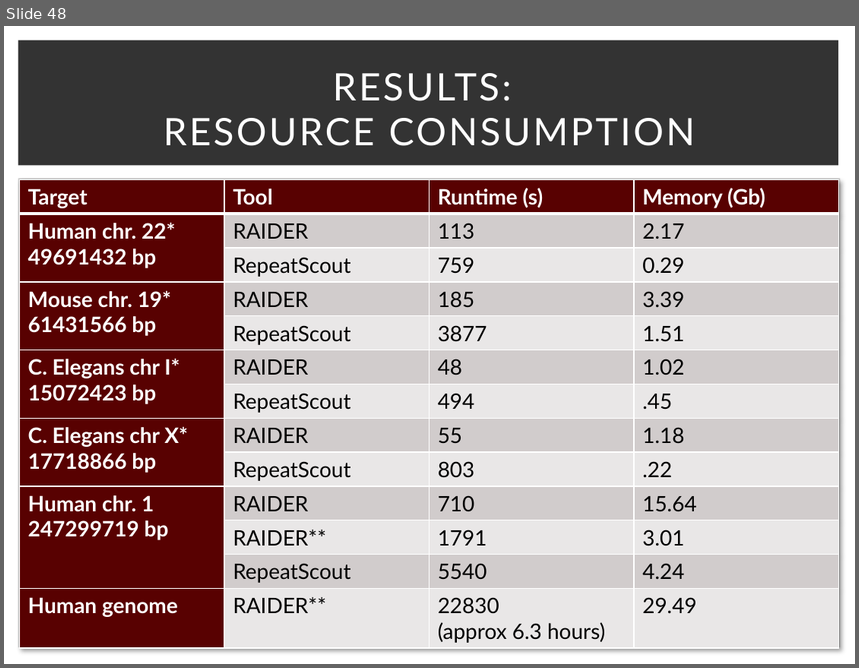
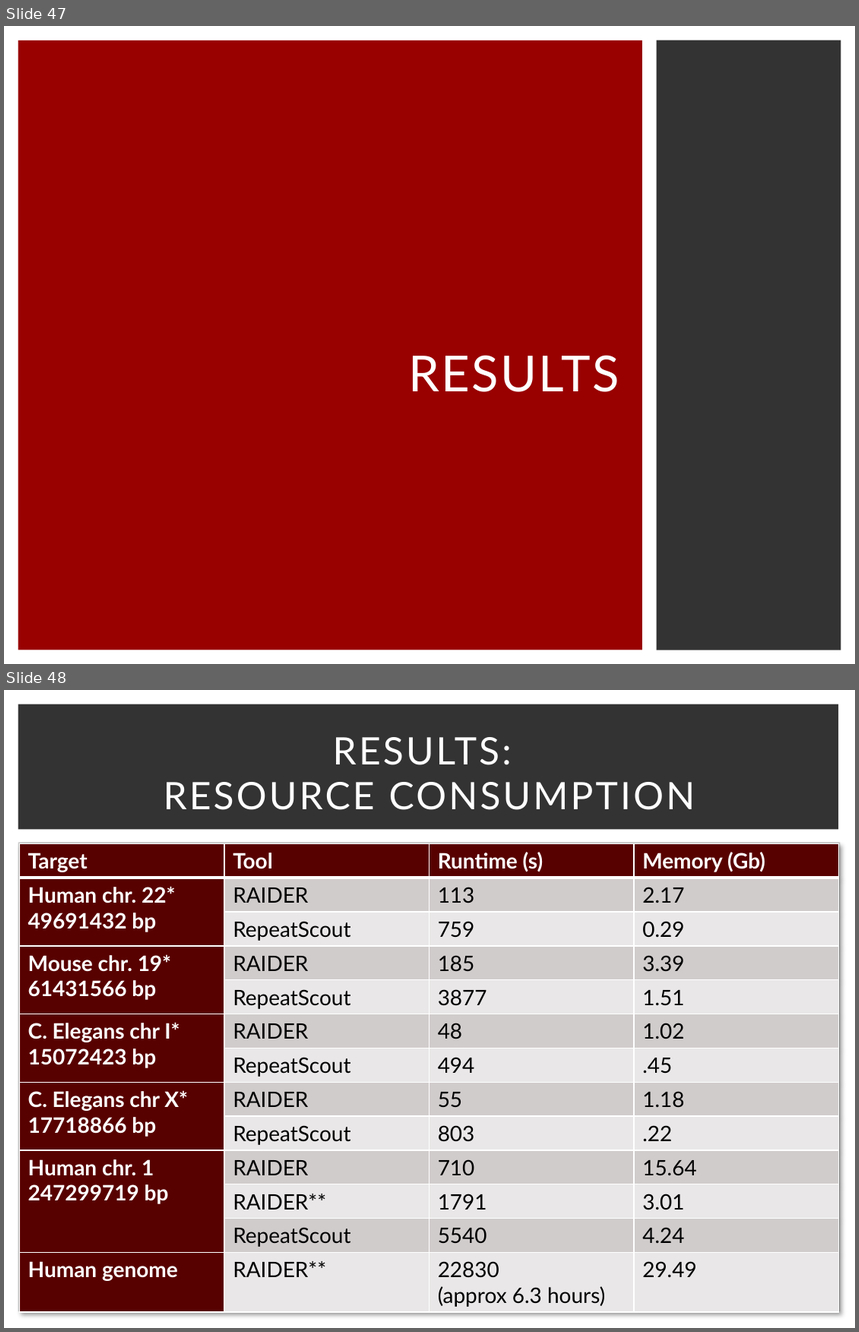
Before and after one commit to schaefce/proposal, a slide deck: GLBio.pptx. Shown one above the other, each under a label of ours: slide 48 before the commit, slides 47 and 48 after it. The pictures are 859x668 and 859x1332 pixels, drawn with LibreOffice and Linux fonts; fonts in the diff are those of the drawing. Boxes give left, top, right and bottom in pixels: in the first picture for what was removed or moved away, otherwise in the second. Text is boxed around its words. In the diff, an @@ line names an element or a change of style, - is before the commit and + after.

```diff
--- a/GLBio.pptx
+++ b/GLBio.pptx
@@ slide 47 added at [4,26,855,664], background #FFFFFF @@
@@ rectangle added at [18,40,642,651], fill #990000 @@
@@ rectangle added at [657,40,842,651], fill #333333 @@
@@ title added at [409,355,620,392], 42 pt, text #FFFFFF @@
+RESULTS
```
Also in this commit, not shown: 17 slides changed, 2 other slides added, 4 slides removed.
